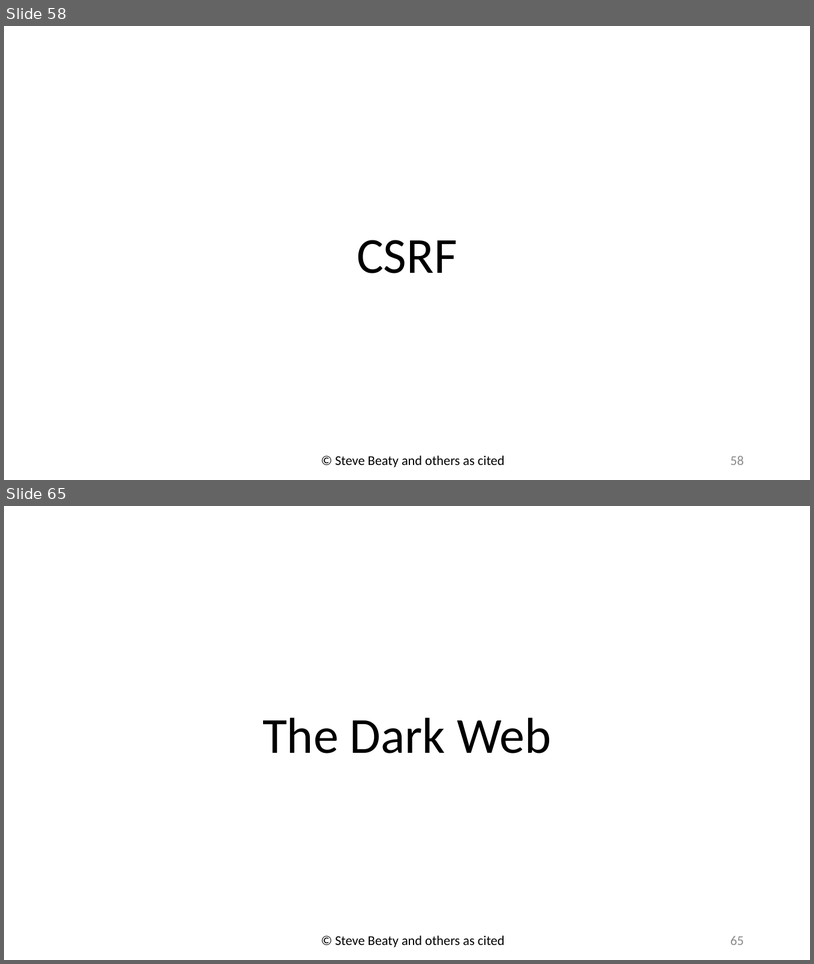
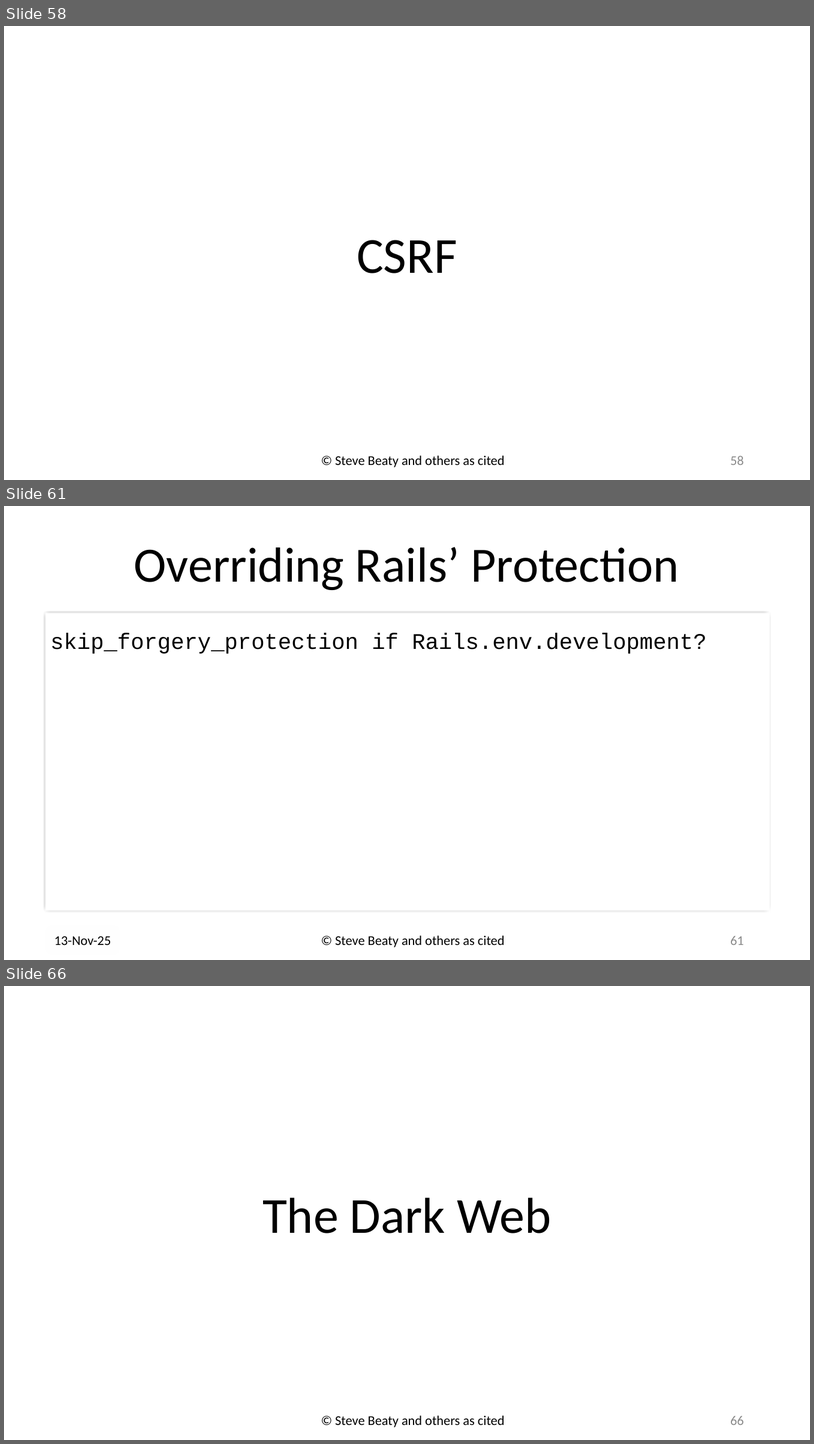
Before and after one commit to drb80/WebAppDev, a slide deck: Slides/Chapter06.pptx. Shown one above the other, each under a label of ours: slides 58 and 65 before the commit, slides 58, 61 and 66 after it; the slides between them are not shown. The pictures are 814x964 and 814x1444 pixels, drawn with LibreOffice and Linux fonts; fonts in the diff are those of the drawing; background and template pictures are left out. Boxes give left, top, right and bottom in pixels: in the first picture for what was removed or moved away, otherwise in the second. Text is boxed around its words. In the diff, an @@ line names an element or a change of style, - is before the commit and + after.

```diff
--- a/Slides/Chapter06.pptx
+++ b/Slides/Chapter06.pptx
@@ slide 61 added at box(4, 506, 810, 960), background picture (left out) @@
@@ title added at box(134, 547, 679, 590), 58.7 pt, text #000000 @@
+Overriding Rails’ Protection
@@ text added at box(45, 612, 770, 912), fill #FFFFFF at 95% opacity, outline #000000 2 pt, 26.7 pt, text #000000 @@
+skip_forgery_protection if Rails.env.development?
@@ text added at box(54, 936, 111, 945), 16 pt, text #000000 @@
+13-Nov-25
@@ text added at box(335, 935, 505, 947), 16 pt, text #000000 @@
+© Steve Beaty and others as cited
@@ page number added at box(731, 936, 744, 945), 16 pt, text #8C8C8C @@
+61
@@ what was slide 65 is now slide 66 @@
@@ page number at box(731, 1416, 744, 1425): text changed @@
-65
+66
```
Also in this commit, not shown: 82 slides changed.
